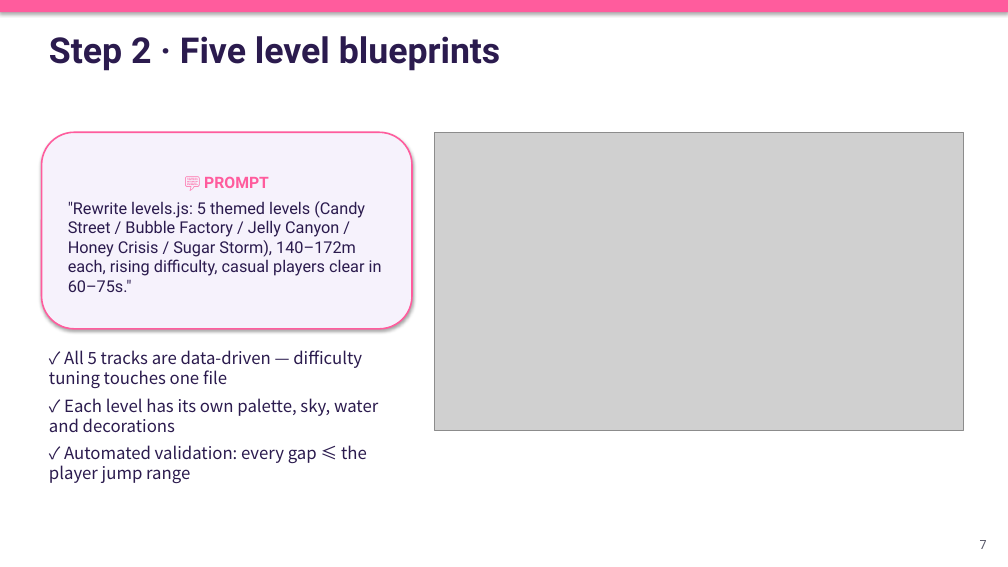
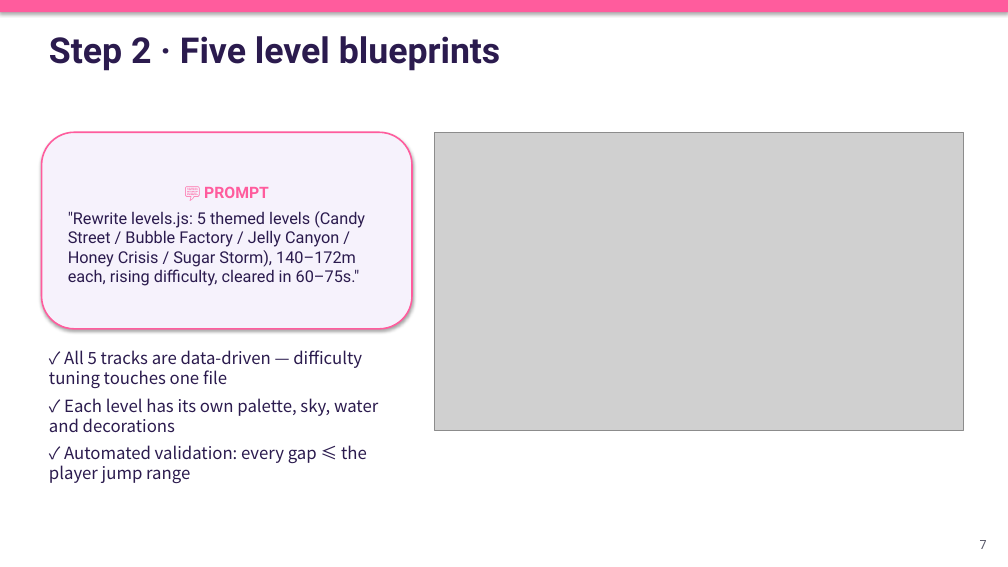
Before and after one commit to chengkaho98-svg/Mini3Dgame, a slide deck: slide 7 of AI_Game_Development_Playbook_EN.pptx. Drawn at 1008x567 pixels with LibreOffice and Linux fonts; fonts in the diff are those of the drawing; grey boxes stand for pictures. Boxes give left, top, right and bottom in pixels: in the first picture for what was removed or moved away, otherwise in the second. Text is boxed around its words. In the diff, an @@ line names an element or a change of style, - is before the commit and + after.

```diff
--- a/AI_Game_Development_Playbook_EN.pptx
+++ b/AI_Game_Development_Playbook_EN.pptx
@@ text in rounded rectangle at [68,211,365,286]: text changed @@
-"Rewrite levels.js: 5 themed levels (Candy Street / Bubble Factory / Jelly Canyon / Honey Crisis / Sugar Storm), 140–172m each, rising difficulty, casual players clear in 60–75s."
+"Rewrite levels.js: 5 themed levels (Candy Street / Bubble Factory / Jelly Canyon / Honey Crisis / Sugar Storm), 140–172m each, rising difficulty, cleared in 60–75s."
```
Also in this commit, not shown: 14 other slides changed, 18 other files.
